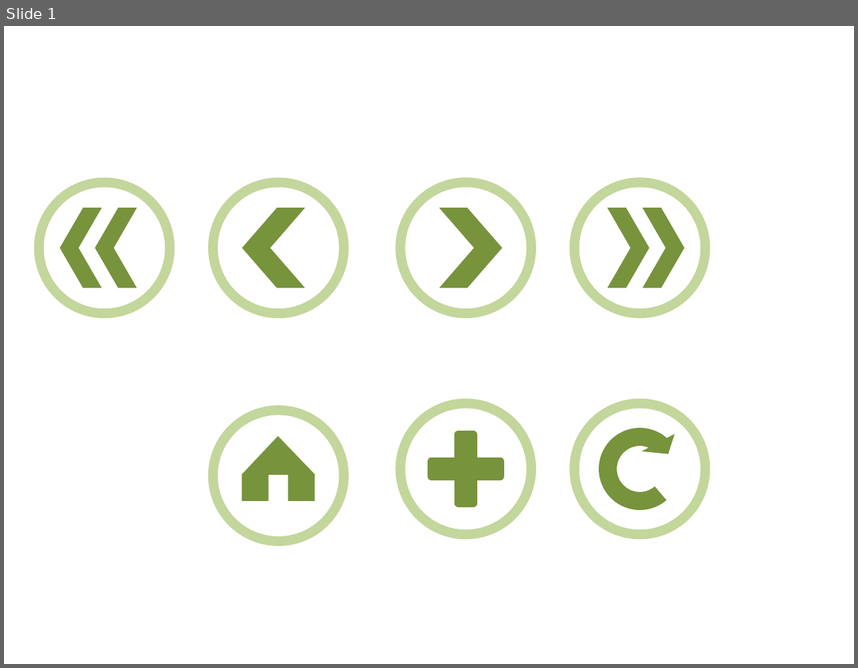
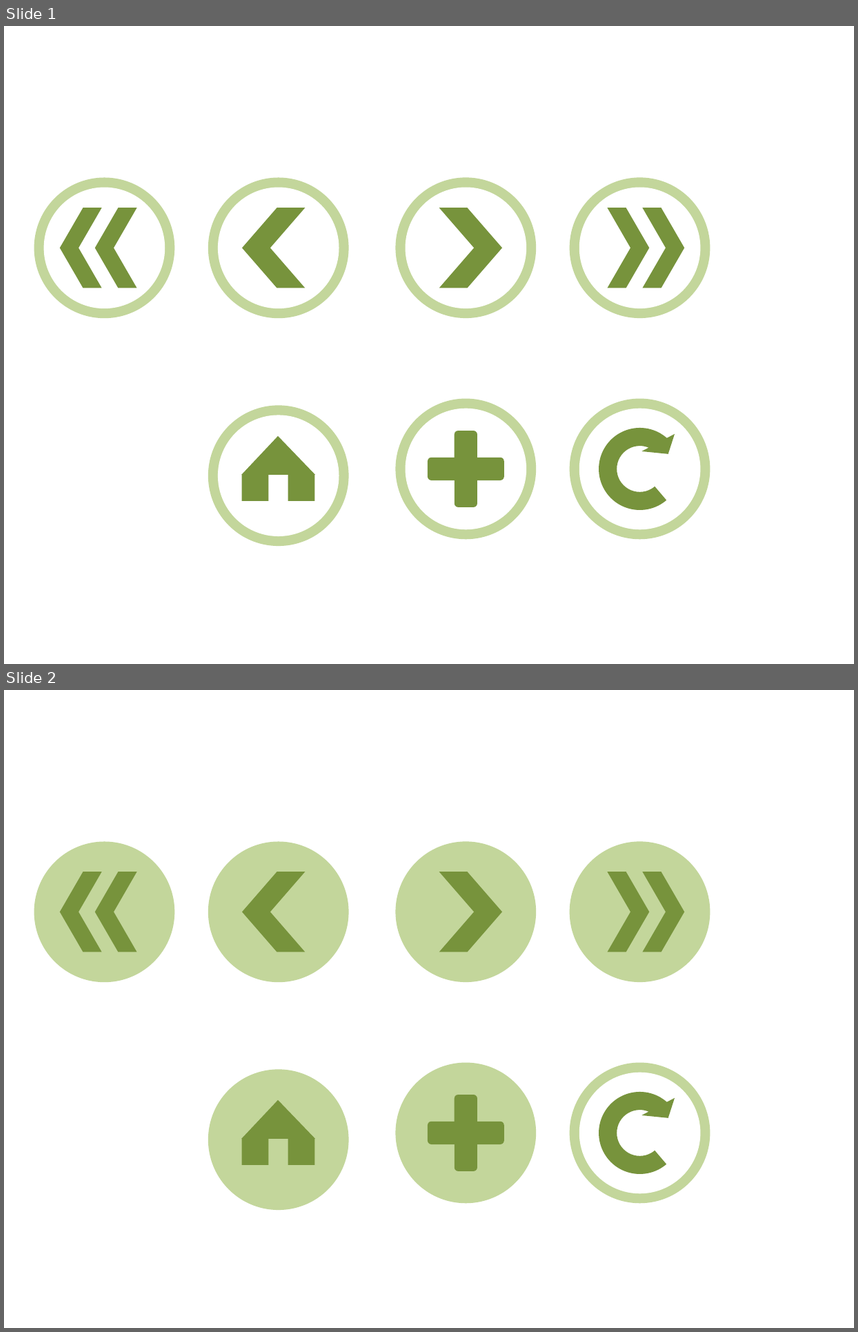
Before and after one commit to Hoyas40/LSH, a slide deck: Data/icon.pptx. Shown one above the other, each under a label of ours: slide 1 before the commit, slides 1 and 2 after it. The pictures are 858x668 and 858x1332 pixels, drawn with LibreOffice and Linux fonts; fonts in the diff are those of the drawing. Boxes give left, top, right and bottom in pixels: in the first picture for what was removed or moved away, otherwise in the second. Text is boxed around its words. In the diff, an @@ line names an element or a change of style, - is before the commit and + after.

```diff
--- a/Data/icon.pptx
+++ b/Data/icon.pptx
@@ slide 2 added at <box>4,690,854,1328</box>, background #FFFFFF @@
@@ ellipse added at <box>208,841,348,982</box>, fill #C3D69B @@
@@ ellipse added at <box>218,851,340,973</box>, fill #C3D69B @@
@@ ellipse added at <box>396,841,536,982</box>, fill #C3D69B @@
@@ ellipse added at <box>406,851,527,973</box>, fill #C3D69B @@
@@ group added at <box>34,841,174,982</box>: 2 ellipses, 2 chevrons @@
@@ chevron added at <box>242,872,305,952</box>, fill #77933C @@
@@ chevron added at <box>439,872,502,952</box>, fill #77933C @@
@@ group added at <box>569,841,710,982</box>: 2 ellipses, 2 chevrons @@
@@ ellipse added at <box>569,1063,710,1203</box>, fill #C3D69B @@
@@ ellipse added at <box>579,1072,701,1193</box>, fill #FFFFFF @@
@@ circular arrow added at <box>589,1082,690,1183</box>, fill #77933C @@
@@ group added at <box>396,1063,536,1203</box>: 2 ellipses, 2 rounded rectangles @@
@@ group added at <box>208,1069,348,1210</box>: 2 ellipses, 2 rectangles, 1 triangle @@
```
Also in this commit, not shown: 1 other slide added, 27 other files.
